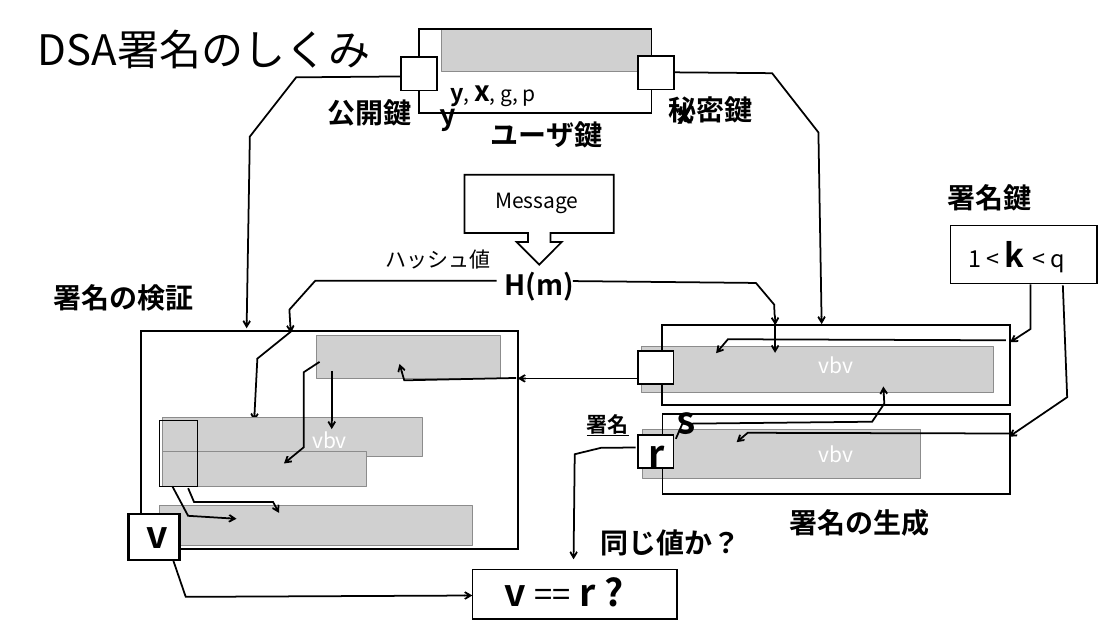
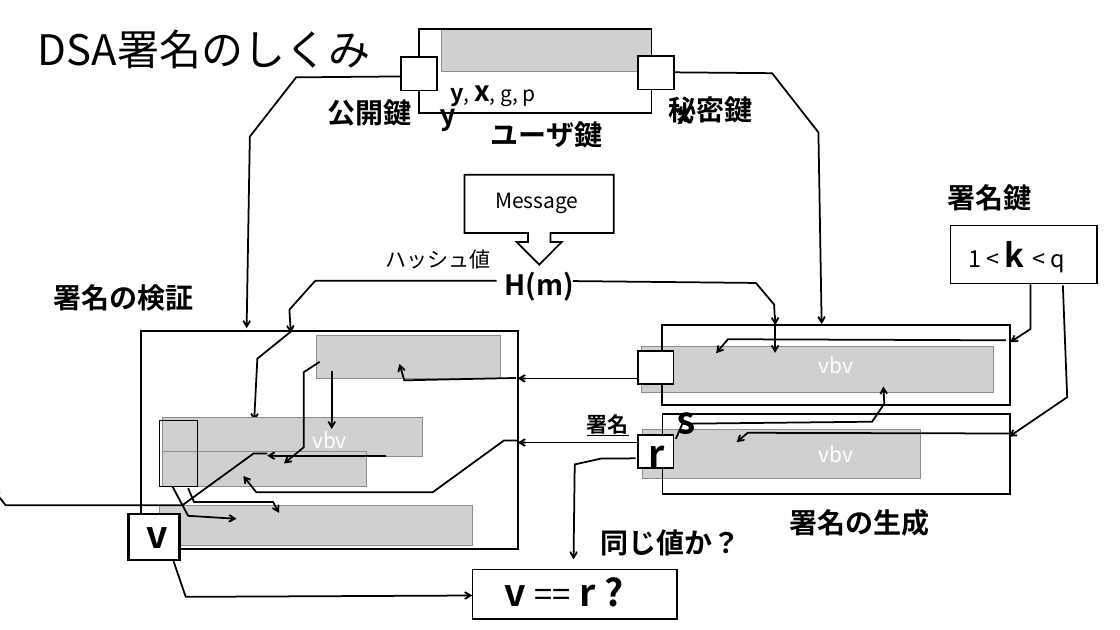
Before and after one commit to kojo1/TLSbook-en, a slide deck: slide 20 of Part1.Technology/Chapter3.Algorithm/Algorithm-fig-jp.pptx. Drawn at 1120x630 pixels with LibreOffice and Linux fonts; fonts in the diff are those of the drawing; grey boxes stand for pictures. Boxes give left, top, right and bottom in pixels: in the first picture for what was removed or moved away, otherwise in the second. Text is boxed around its words. In the diff, an @@ line names an element or a change of style, - is before the commit and + after.

```diff
--- a/Part1.Technology/Chapter3.Algorithm/Algorithm-fig-jp.pptx
+++ b/Part1.Technology/Chapter3.Algorithm/Algorithm-fig-jp.pptx
@@ freeform shape added at <box>244,440,518,492</box>, outline #000000 1.5 pt @@
@@ arrow added from (637, 443) to (518, 443), #000000 1.5 pt @@
@@ freeform shape added at <box>0,454,267,506</box>, outline #000000 1.5 pt @@
@@ arrow added from (386, 455) to (267, 455), #000000 1.5 pt @@
@@ freeform shape: place and size @@
-freeform shape at <box>574,448,636,560</box>
+freeform shape at <box>574,459,636,560</box>
```
Also in this commit, not shown: 1 other slide changed, 3 slides added, 2 slides removed, 8 other files.
